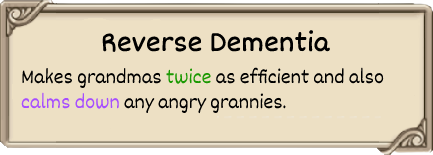
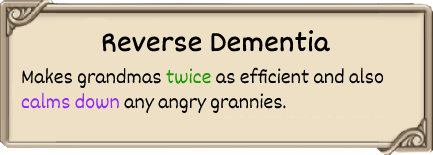
Two versions of the same layered image (w=433, h=155). Layer-by-layer changes:
painted on "Makes grandmas twice as efficien" over [21, 92, 119, 109]
